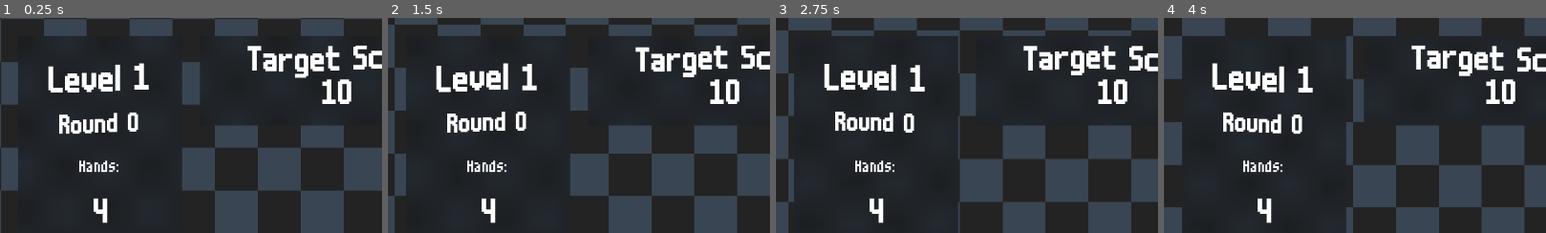
Above: before the commit, frames 1-4 (left to right).
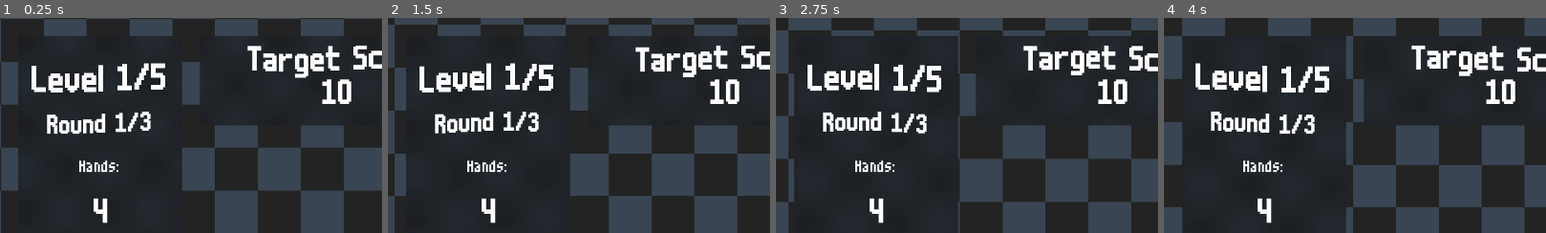
Above: after the commit, the same moments.

Repository: hd2802/stack-demon
Game: Godot game, scene res://_Scenes/LevelRunner/level_runner.tscn
Two runs of this game, one before a commit and one after it. Both use one fixed random seed, a clock stepped at 60 frames per second and the inputs below.
Inputs (mouse positions are % of the whole screen's width and height, from its top left):
- Up to frame 1 (0.25 s): no input
- Up to frame 2 (1.5 s): click "PLAY" at 0.5 s; click "PLAY" at 1.25 s
- Up to frame 3 (2.75 s): click (38, 71) at 2 s
- Up to frame 4 (4 s): click (38, 71) at 2.77 s; click (46, 71) at 3.52 s
The pictures show only the part of the screen within x 0-50%, y 0-50%; the shares and areas given below are measured in that part.

The runs differ from the first frame. In frame 1, 3.2% of the frame differs, in the area x 8-44%, y 20-54%; in frame 2, 3.1%; in frame 3, 3.1%; in frame 4, 3.2%.

Commit message:
feat: add level status indicator

Diff:
--- /dev/null
+++ b/Resources/CardData/exponent.tres
@@ -0,0 +1,8 @@
+[gd_resource type="Resource" script_class="CardDataResource" load_steps=2 format=3 uid="uid://8rp26k2g1cpm"]
+
+[ext_resource type="Script" uid="uid://dx3rblym6ob45" path="res://CustomResources/card_data.gd" id="1_nmpet"]
+
+[resource]
+script = ExtResource("1_nmpet")
+text = "^"
+metadata/_custom_type_script = "uid://dx3rblym6ob45"
--- a/_Scripts/Level/Level/level.gd
+++ b/_Scripts/Level/Level/level.gd
@@ -35,10 +35,17 @@
 
 func load_level(data) -> void:
 	title_node = self.get_node("LevelTitleLabel")
-	title_node.text = "[wave amp=25 freq=1]Level " + str(data.level_number) + "[/wave]"
+	title_node.text = "[wave amp=25 freq=1]Level " + str(data.level_number) + "/5[/wave]"
 
 	tier_title_node = self.get_node("LevelTierLabel")
-	tier_title_node.text = "[wave amp=25 freq=1]Round " + str(data.tier) + "[/wave]"
+
+	var print_tier : int
+	if data.tier == 0:
+		print_tier = data.tier + 1
+	else:
+		print_tier = data.tier
+
+	tier_title_node.text = "[wave amp=25 freq=1]Round " + str(print_tier) + "/3[/wave]"
 
 	play_area = self.get_node("PlayArea")
 
--- a/_Scripts/LevelManager/level_manager.gd
+++ b/_Scripts/LevelManager/level_manager.gd
@@ -4,9 +4,9 @@
 var level: Level = null
 
 # Can only be 0, 1, or 2
-var current_tier: int = 0
+var current_tier: int = 1
 # Incremented when all 3 tiers are completed
-var current_level: int = 0
+var current_level: int = 1
 var tier_base_target: int = 2
 var tier_current_target: int = tier_base_target
 
@@ -42,7 +42,7 @@
 	get_tree().paused = true
 	var transition_scene
 
-	if current_tier == 2:
+	if current_tier == 3:
 		transition_scene = load("res://_Scenes/Transitions/Level/level_transition.tscn").instantiate()
 		transition_scene.level_next.connect(_load_transition)
 	else:
@@ -66,12 +66,12 @@
 	# Increment tier
 	current_tier += 1
 
-	if current_tier == 1:
+	if current_tier == 2:
 		tier_current_target += rng.randi_range(MIN_RAND_RANGE, MAX_RAND_RANGE)
-	elif current_tier == 2:
+	elif current_tier == 3:
 		tier_current_target += rng.randi_range(MIN_RAND_RANGE, MAX_RAND_RANGE)
 	else: # current_tier == 3
-		current_tier = 0
+		current_tier = 1
 		current_level += 1
 		tier_base_target += TIER_INCREASE
 		tier_current_target = tier_base_target
--- a/_Scripts/Shop/shop.gd
+++ b/_Scripts/Shop/shop.gd
@@ -1,9 +1,9 @@
 extends Control
 class_name Shop
 
-var selected_card : SpecialCard
+var selected_card : StaticCard
 
-var card_list : Array[SpecialCard]
+var card_list : Array[Card]
 var gen_cards : Array[String]
 
 var card_container : HBoxContainer
@@ -12,12 +12,14 @@
 var card_three : StaticCard
 
 var CARDS = [
-	"default", "default", "default"
+	"multiply", "multiply", "exponent",
+	"multiply", "multiply", "multiply", "multiply"
 ]
 
 signal shop_finished()
 
 func _ready() -> void:
+	get_tree().paused = false
 	card_container = $CardContainer
 	generate_cards()
 
@@ -28,13 +30,30 @@
 	gen_cards.append(CARDS[2])
 
 	for card in gen_cards:
-		var new_card = load("res://_Scenes/Card/SpecialCard/special_card.tscn").instantiate()
-		new_card.create_card(card)
+		var new_card = load("res://_Scenes/Card/StaticCard/static_card.tscn").instantiate()
+		new_card.createCard(card)
 		card_container.add_child(new_card)
 		new_card.clicked.connect(_on_card_clicked)
 
-func _on_card_clicked() -> void:
-	pass
+func _on_card_clicked(card : StaticCard) -> void:
+	selected_card = card
+	var idx = card_list.find(card)
+
+	for static_card in card_list:
+		if selected_card != static_card:
+			card_container.remove_child(static_card)
+			static_card.queue_free()
+		else:
+			static_card.disabled = true
+
+			var shader_rect = ColorRect.new()
+			shader_rect.set_size(Vector2(100, 150))
+
+			var highlight_shader = load("res://Resources/Shaders/highlight.gdshader")
+			shader_rect.material = ShaderMaterial.new()
+			shader_rect.material.shader = highlight_shader
+
+			static_card.add_child(shader_rect)
 
 func _on_continue_button_pressed() -> void:
 	shop_finished.emit()
